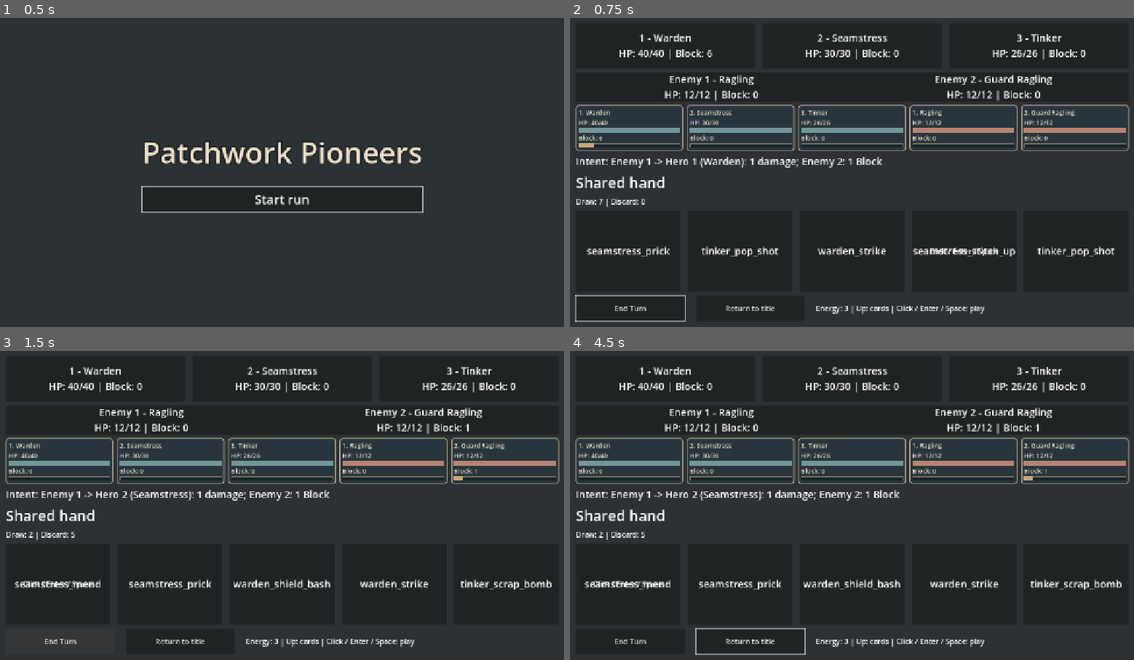
Above: before the commit, frames 1-4 (two rows, left to right).
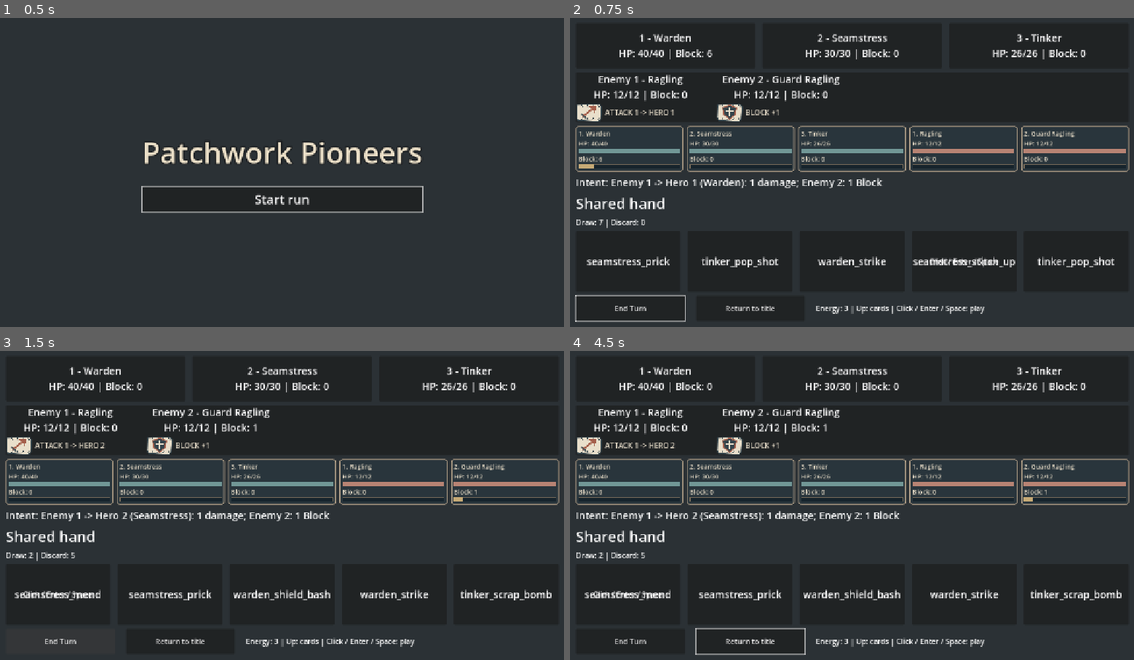
Above: after the commit, the same moments.

Repository: jcoev123-jpg/PatchworkPioneers
Game: Godot game, scene res://scenes/app.tscn
Same seed, same stepped clock (60 frames per second), same inputs: the game is played once before the commit and once after it.
Inputs (mouse positions are in pixels of both pictures, inside the frame that each line leads up to):
- Up to frame 1 (0.5 s): no input
- Up to frame 2 (0.75 s): click "Start run" at 0.5 s
- Up to frame 3 (1.5 s): click "End Turn" at 1.25 s
- Up to frame 4 (4.5 s): click "Return to title" at 2 s; click "Start run" at 2.75 s; tap Enter (ui_accept) at 3.5, 3.77, 4.25 s; move the mouse to (981, 490) at 3.52 s; hold Up 3.53-4.28 s; tap Space at 3.6 s; click (981, 490) at 3.67 s; move the mouse to (733, 520) at 4.27 s; tap Tab at 4.35 s; click (733, 520) at 4.42 s

Frame 1 is identical in both runs. In frame 2, 13% of the frame differs, in the area x 0-100%, y 18-81%; in frame 3, 14%; in frame 4, 14%.

Commit message:
ChatGPT lane 6 (Chat mode): Show the next attack or Block intent beside each live enemy

Diff:
--- /dev/null
+++ b/scripts/live_enemy_intent_badge.gd
@@ -0,0 +1,86 @@
+class_name LiveEnemyIntentBadge
+extends Control
+## View-only sewn-paper announcement. Source positions come from CombatEnemyIntents.
+
+const CREAM := Color("#e9dfcb")
+const SLATE := Color("#34444b")
+const RUST := Color("#a55f4b")
+const MUTED := Color("#777a76")
+
+var source_position := 0
+var icon_mode := "none"
+var readable_text := "NO ACTION"
+var intent_type := ""
+var amount := 0
+var target_position := 0
+func _ready() -> void:
+	mouse_filter = Control.MOUSE_FILTER_IGNORE
+	custom_minimum_size = Vector2(285, 44)
+	queue_redraw()
+
+
+func show_intent(action: Dictionary, slain: bool) -> void:
+	# Never affect or advance the scheduler: the caller passes a copied announcement.
+	if slain:
+		icon_mode = "slain"
+		intent_type = ""
+		amount = 0
+		target_position = 0
+		readable_text = "SLAIN"
+	elif action.get("type") == "attack":
+		icon_mode = "attack"
+		intent_type = "attack"
+		amount = action.get("amount", 0)
+		target_position = action.get("target_position", 0)
+		readable_text = "ATTACK %d -> HERO %d" % [amount, target_position]
+	elif action.get("type") == "block":
+		icon_mode = "block"
+		intent_type = "block"
+		amount = action.get("amount", 0)
+		target_position = 0
+		readable_text = "BLOCK +%d" % amount
+	else:
+		icon_mode = "none"
+		intent_type = ""
+		amount = 0
+		target_position = 0
+		readable_text = "NO ACTION"
+	_update_visuals()
+
+
+func _update_visuals() -> void:
+	queue_redraw()
+
+
+func _draw() -> void:
+	# Torn-edged paper patch with a hand-stitched perimeter and distinct silhouettes.
+	var paper := PackedVector2Array([
+		Vector2(3, 5), Vector2(52, 3), Vector2(57, 10),
+		Vector2(55, 37), Vector2(49, 42), Vector2(5, 39), Vector2(2, 32)])
+	draw_colored_polygon(paper, CREAM.darkened(0.14) if icon_mode == "slain" else CREAM)
+	draw_polyline(paper + PackedVector2Array([paper[0]]), SLATE, 2.0, true)
+	for x in [12.0, 24.0, 36.0, 48.0]:
+		draw_line(Vector2(x, 4), Vector2(x + 3, 9), SLATE, 1.4, true)
+		draw_line(Vector2(x, 38), Vector2(x + 3, 33), SLATE, 1.4, true)
+	if icon_mode == "attack":
+		# Rust-red diagonal spearhead, visibly different from the shield.
+		draw_line(Vector2(15, 31), Vector2(40, 11), RUST, 4.0, true)
+		draw_colored_polygon(PackedVector2Array([
+			Vector2(29, 8), Vector2(46, 6), Vector2(42, 23)]), RUST)
+		draw_line(Vector2(13, 25), Vector2(22, 34), SLATE, 3.0, true)
+	elif icon_mode == "block":
+		var shield := PackedVector2Array([
+			Vector2(14, 11), Vector2(29, 6), Vector2(44, 11),
+			Vector2(41, 27), Vector2(29, 36), Vector2(17, 27)])
+		draw_colored_polygon(shield, SLATE)
+		draw_polyline(shield + PackedVector2Array([shield[0]]), RUST, 2.0, true)
+		draw_line(Vector2(29, 11), Vector2(29, 30), CREAM, 2.0, true)
+		draw_line(Vector2(21, 19), Vector2(37, 19), CREAM, 2.0, true)
+	elif icon_mode == "slain":
+		draw_line(Vector2(18, 12), Vector2(41, 32), MUTED, 4.0, true)
+		draw_line(Vector2(41, 12), Vector2(18, 32), MUTED, 4.0, true)
+	# Draw text on this noninteractive canvas rather than inserting another Label
+	# into the legacy two-Label enemy roster (its other live consumers expect two).
+	draw_string(get_theme_default_font(), Vector2(64, 28), readable_text,
+		HORIZONTAL_ALIGNMENT_LEFT, 215, 16,
+		MUTED if icon_mode in ["slain", "none"] else CREAM)
--- a/scripts/live_enemy_roster.gd
+++ b/scripts/live_enemy_roster.gd
@@ -5,6 +5,7 @@
 var panel: PanelContainer
 var _battle: Control
 var _labels: Array[Label] = []
+var _badges: Array[LiveEnemyIntentBadge] = []
 
 
 func _ready() -> void:
@@ -32,15 +33,27 @@
 	panel.name = "EnemyRosterPanel"
 	panel.mouse_filter = Control.MOUSE_FILTER_IGNORE
 	var rows := HBoxContainer.new()
+	rows.mouse_filter = Control.MOUSE_FILTER_IGNORE
 	rows.add_theme_constant_override("separation", 24)
 	panel.add_child(rows)
 	for enemy in enemies.get_enemies():
+		var column := VBoxContainer.new()
+		column.mouse_filter = Control.MOUSE_FILTER_IGNORE
+		column.add_theme_constant_override("separation", 2)
+		rows.add_child(column)
 		var label := Label.new()
+		label.name = "EnemyState%d" % enemy.position
+		label.mouse_filter = Control.MOUSE_FILTER_IGNORE
 		label.size_flags_horizontal = Control.SIZE_EXPAND_FILL
 		label.horizontal_alignment = HORIZONTAL_ALIGNMENT_CENTER
 		label.add_theme_font_size_override("font_size", 22)
-		rows.add_child(label)
+		column.add_child(label)
 		_labels.append(label)
+		var badge := LiveEnemyIntentBadge.new()
+		badge.name = "EnemyIntent%d" % enemy.position
+		badge.source_position = enemy.position
+		column.add_child(badge)
+		_badges.append(badge)
 	var column: Node = app.hero_view.get_parent()
 	column.add_child(panel)
 	column.move_child(panel, app.hero_view.get_index() + 1)
@@ -50,16 +63,25 @@
 func _refresh() -> void:
 	if enemies == null:
 		return
+	var roster := enemies.get_enemies()
+	var announcements: Dictionary = {}
+	var app = get_parent()
+	if app.enemy_intents != null:
+		for action in app.enemy_intents.get_intents():
+			announcements[action["enemy_position"]] = action
 	for index in range(_labels.size()):
-		var enemy := enemies.get_enemy(index + 1)
+		var enemy: Dictionary = roster[index]
+		var position: int = enemy["position"]
 		_labels[index].text = "Enemy %d - %s\nHP: %d/%d | Block: %d%s" % [
-			enemy.position, enemy.name, enemy.hp, enemy.max_hp, enemy.block,
-			"\nSLAIN" if enemies.is_slain(index + 1) else ""]
+			position, enemy["name"], enemy["hp"], enemy["max_hp"], enemy["block"],
+			"\nSLAIN" if enemies.is_slain(position) else ""]
+		_badges[index].show_intent(announcements.get(position, {}), enemies.is_slain(position))
 
 
 func _clear() -> void:
 	enemies = null
 	_labels.clear()
+	_badges.clear()
 	if is_instance_valid(panel):
 		panel.get_parent().remove_child(panel)
 		panel.queue_free()
--- a/tests/live_enemy_roster_test.gd
+++ b/tests/live_enemy_roster_test.gd
@@ -16,10 +16,119 @@
 		failures.append(message)
 
 
+func _input_key(code: Key) -> void:
+	for pressed in [true, false]:
+		var event := InputEventKey.new()
+		event.keycode = code
+		event.pressed = pressed
+		root.push_input(event, true)
+		await process_frame
+		await process_frame
+
+
+func _input_mouse(control: Control) -> void:
+	var point := control.get_global_rect().get_center()
+	var motion := InputEventMouseMotion.new()
+	motion.position = point
+	root.push_input(motion, true)
+	for pressed in [true, false]:
+		var event := InputEventMouseButton.new()
+		event.button_index = MOUSE_BUTTON_LEFT
+		event.position = point
+		event.pressed = pressed
+		root.push_input(event, true)
+		await process_frame
+		await process_frame
+
+
 func _snapshot(app) -> Array:
 	return [app.party.get_heroes(), app.deck.draw_pile.duplicate(), app.deck.hand.duplicate(),
 		app.deck.discard_pile.duplicate(), app.deck.energy, app.deck.turn_active,
 		app.run_rng.state, app.enemy_intents.get_intents(), app.enemies.get_enemies()]
+
+
+
+func _assert_badges(app, presenter, expected_target: int = -1) -> void:
+	if not is_instance_valid(presenter.panel) or presenter.enemies == null:
+		_check(false, "badge assertions require a mounted real battle")
+		return
+	var roster: Array[Dictionary] = presenter.enemies.get_enemies()
+	var intents: Array[Dictionary] = app.enemy_intents.get_intents()
+	var by_position := {}
+	for action in intents:
+		by_position[action["enemy_position"]] = action
+	var mounted: Array[Node] = presenter.panel.find_children("EnemyIntent*", "Control", true, false)
+	_check(mounted.size() == roster.size() and presenter._badges.size() == roster.size(),
+		"exactly one mounted intent badge per source roster position")
+	if mounted.size() != roster.size() or presenter._badges.size() != roster.size():
+		return
+	var meters: Array[CombatActorMeter] = []
+	for candidate in app.find_children("*", "VBoxContainer", true, false):
+		if candidate is CombatActorMeter:
+			meters.append(candidate)
+	_check(meters.size() == 5, "all three hero and two enemy HP/Block meters remain mounted")
+	var positions: Array[int] = []
+	var modes: Array[String] = []
+	for badge in presenter._badges:
+		_check(badge is LiveEnemyIntentBadge and badge in mounted and badge.is_visible_in_tree(),
+			"live badge is the drawn Control mounted under the battle roster")
+		var position: int = badge.source_position
+		positions.append(position)
+		_check(position >= 1 and position <= roster.size() and
+			roster[position - 1].position == position, "badge source_position matches its enemy")
+		_check(by_position.has(position), "authoritative scheduler supplies this enemy position")
+		if not by_position.has(position):
+			continue
+		var announced: Dictionary = by_position[position]
+		_check(badge.mouse_filter == Control.MOUSE_FILTER_IGNORE,
+			"drawn badge and text never intercept pointer events")
+		_check(not badge.readable_text.is_empty() and badge.get_theme_default_font() != null and
+			badge.get_theme_default_font().get_string_size(badge.readable_text,
+				HORIZONTAL_ALIGNMENT_LEFT, -1, 16).x <= 215,
+			"drawn readable intent fits within its badge")
+		var rect: Rect2 = badge.get_global_rect()
+		_check(rect.size.x >= 200 and rect.size.y >= 40 and
+			Rect2(0, 0, 1280, 720).encloses(rect), "badge has visible area within the viewport")
+		_check(not rect.intersects(app.end_turn_button.get_global_rect()) and
+			not rect.intersects(app.return_button.get_global_rect()) and
+			not rect.intersects(app.hand_view.get_global_rect()),
+			"roster intent badge does not cover hand or battle controls")
+		_check(rect.size.x >= 64 + 215, "badge's drawn caption area has adequate width")
+		for meter in meters:
+			_check(not rect.intersects(meter.get_global_rect()), "intent badge does not cover HP/Block meter")
+		if app.enemies.is_slain(position):
+			_check(badge.icon_mode == "slain" and badge.readable_text == "SLAIN" and
+				badge.intent_type == "" and badge.amount == 0 and badge.target_position == 0,
+				"slain enemy has muted SLAIN icon and no active announced action")
+		else:
+			var kind: String = announced["type"]
+			var amount: int = announced["amount"]
+			var target: int = announced.get("target_position", 0)
+			var message := "ATTACK %d -> HERO %d" % [amount, target] if kind == "attack" else "BLOCK +%d" % amount
+			_check(badge.icon_mode == kind and badge.intent_type == kind and badge.amount == amount and
+				badge.target_position == target and badge.readable_text == message,
+				"badge mode, text, damage/Block and target equal authoritative copied intent")
+			if position == 1 and expected_target != -1:
+				_check(kind == "attack" and amount == 1 and target == expected_target and
+					badge.readable_text == "ATTACK 1 -> HERO %d" % expected_target,
+					"ragling next announced target follows real End Turn scheduler")
+			if position == 2:
+				_check(kind == "block" and amount == 1 and target == 0 and
+					badge.readable_text == "BLOCK +1",
+					"living Guard always announces upcoming +1 Block, not accumulated Block")
+		modes.append(badge.icon_mode)
+	_check(positions == [1, 2], "two unique badges preserve authored enemy source positions")
+	if not app.enemies.is_slain(1):
+		_check("attack" in modes and "block" in modes and modes[0] != modes[1],
+			"attack spear and Block shield use visibly distinct modes")
+	var before: Array = _snapshot(app)
+	presenter._refresh()
+	_check(_snapshot(app) == before, "badge refresh does not mutate HP/Block, deck, energy, turn, intents or run RNG")
+	seed(92741)
+	var next_global: int = randi()
+	seed(92741)
+	presenter._refresh()
+	_check(randi() == next_global, "badge refresh consumes no global RNG")
 
 
 func _visible(app, presenter) -> void:
@@ -42,8 +151,10 @@
 	_check(not presenter.enemies.is_slain(1), "ragling living")
 	_check(presenter.panel.is_visible_in_tree() and app.battle_view.is_ancestor_of(presenter.panel),
 		"enemy panel visibly mounted inside battle")
-	var labels: Array[Node] = presenter.panel.find_children("*", "Label", true, false)
-	_check(labels.size() == presenter.enemies.get_enemies().size(), "every roster entry has readable text")
+	var labels: Array[Label] = presenter._labels
+	_check(labels.size() == presenter.enemies.get_enemies().size(), "every roster entry has original readable state label")
+	_check(presenter.panel.find_children("*", "Label", true, false).size() == labels.size(),
+		"drawn badges preserve the legacy two original state Labels")
 	_check(not labels.is_empty(), "enemy text exists")
 	if not labels.is_empty():
 		_check(labels[0].is_visible_in_tree() and labels[0].text == "Enemy 1 - Ragling\nHP: 12/12 | Block: 0",
@@ -56,11 +167,17 @@
 		_check(labels[1].is_visible_in_tree() and labels[1].text == "Enemy 2 - Guard Ragling\nHP: 12/12 | Block: 0",
 			"visible Guard placeholder identifies exact HP and Block")
 		_check(Rect2(0, 0, 1280, 720).encloses(labels[1].get_global_rect()), "Guard fits target viewport")
+	_assert_badges(app, presenter, 1)
 	_check(app.end_turn_button.is_visible_in_tree() and app.return_button.is_visible_in_tree(),
 		"real battle actions stay visible")
 	_check(Rect2(0, 0, 1280, 720).encloses(app.return_button.get_global_rect()), "return action fits viewport")
 	_check(app.end_turn_button.focus_next == app.end_turn_button.get_path_to(app.return_button),
 		"keyboard action navigation retained")
+	_check(app.end_turn_button.focus_mode != Control.FOCUS_NONE and
+		app.return_button.focus_mode != Control.FOCUS_NONE and
+		app.end_turn_button.mouse_filter != Control.MOUSE_FILTER_IGNORE and
+		app.return_button.mouse_filter != Control.MOUSE_FILTER_IGNORE,
+		"keyboard and pointer controls still receive input")
 
 
 func _run() -> void:
@@ -116,6 +233,7 @@
 			presenter.panel.get_instance_id() == panel_id, "duplicate Start Run retains same roster and panel")
 		_check(app.battle_view.find_children("EnemyRosterPanel", "PanelContainer", true, false).size() == 1,
 			"exactly one presenter panel per battle")
+		_check(presenter._badges.size() == 2, "duplicate Start Run cannot add intent badges")
 		_check(_snapshot(app) == before, "duplicate Start Run preserves all gameplay state")
 		var trace: Array = []
 		for turn in range(12):
@@ -125,21 +243,43 @@
 			_check(app.enemies.get_enemy(1).hp == 12 and app.enemies.get_enemy(2).hp == 12
 				and app.enemies.get_enemy(1).block == 0 and app.enemies.get_enemy(2).block == turn,
 				"only Guard's announced Block changes the live roster")
+			_assert_badges(app, presenter, 1 if turn % 2 == 0 else 2)
 			trace.append([_snapshot(app), presenter.enemies.get_enemies() if presenter.enemies != null else []])
 			_check(app.deck.try_spend_energy(2) and reference.deck.try_spend_energy(2), "real shared energy spend")
-			app.end_turn_button.pressed.emit()
+			if turn == 0:
+				await _input_mouse(app.end_turn_button)
+			elif turn == 1:
+				app.end_turn_button.grab_focus()
+				await _input_key(KEY_ENTER)
+			else:
+				app.end_turn_button.pressed.emit()
 			reference.end_turn_button.pressed.emit()
 			await process_frame
+			_assert_badges(app, presenter, 2 if turn % 2 == 0 else 1)
+			_check(_snapshot(app) == _snapshot(reference),
+				"real pointer/keyboard End Turn matches same exact reference state")
+		var announced_before_death: Array[Dictionary] = app.enemy_intents.get_intents()
+		var guard_before_death: Dictionary = app.enemies.get_enemy(2)
+		_check(app.enemies.apply_damage(1, 100), "real CombatEnemies.apply_damage slays only ragling")
+		presenter._refresh()
+		_check(app.enemies.is_slain(1) and not app.enemies.is_slain(2) and
+			app.enemies.get_enemy(2) == guard_before_death and
+			app.enemy_intents.get_intents() == announced_before_death,
+			"slaying ragling leaves guard and the schedule intact")
+		_assert_badges(app, presenter)
 		if session == 0:
 			first_trace = trace
 		else:
 			_check(trace == first_trace, "fresh same-seed session reproduces roster and full gameplay trace")
 		reference.return_button.pressed.emit()
 		app.return_button.pressed.emit()
-		_check(presenter.enemies == null and presenter.panel == null and roster_ref.get_ref() == null,
-			"Return to Title immediately releases roster and detaches panel")
+		_check(presenter.enemies == null and presenter.panel == null and roster_ref.get_ref() == null and
+			presenter._badges.is_empty(), "Return immediately releases roster, panel and badges")
 		await process_frame
 		_check(not is_instance_id_valid(panel_id), "old panel freed")
+		presenter._refresh()
+		_check(presenter._badges.is_empty() and presenter.panel == null,
+			"no-session refresh cannot resummon stale callbacks or badges")
 		_check(app.title_view.is_visible_in_tree() and app.start_button.has_focus(), "title and keyboard focus restored")
 	await _invalid_sources(app, reference, presenter)
 	# A valid multi-entry source proves the whole list is parsed, without fixing catalog totals.
@@ -152,8 +292,11 @@
 	await process_frame
 	_check(presenter.enemies != null and presenter.enemies.get_enemy(2).get("id") == "second",
 		"complete valid list creates later enemy")
-	_check(is_instance_valid(presenter.panel) and presenter.panel.find_children("*", "Label", true, false).size() == 2,
-		"multi-entry fixture mounts every enemy")
+	_check(is_instance_valid(presenter.panel) and presenter._labels.size() == 2 and
+		presenter._badges.size() == 2 and
+		presenter.panel.find_children("*", "Label", true, false).size() == 2,
+		"multi-entry fixture mounts both original labels and both drawn intent badges")
+	_assert_badges(app, presenter, 1)
 	app.return_button.pressed.emit()
 	DirAccess.remove_absolute(ProjectSettings.globalize_path(FIXTURE))
 	app.free()
@@ -199,8 +342,11 @@
 		await process_frame
 		_check(app.deck == null and app.party == null and app.run_rng == null and app.enemies == null,
 			"bad roster rejects every run object atomically")
-		_check(presenter.enemies == null and presenter.panel == null and app.battle_view == null,
-			"invalid complete source creates no partial roster or panel")
+		_check(presenter.enemies == null and presenter.panel == null and presenter._badges.is_empty() and
+			app.battle_view == null, "invalid complete source creates no partial roster, panel or badges")
+		presenter._refresh()
+		_check(presenter._badges.is_empty() and presenter.panel == null,
+			"failed Start has no stale cue callback")
 		_check(app.title_view.is_visible_in_tree() and app.start_button.has_focus(), "invalid roster retains actionable title")
 		app._end_turn()
 		_check(app.deck == null and app.party == null and app.enemies == null, "invalid roster End Turn remains inert")
@@ -217,7 +363,8 @@
 			_check(_snapshot(app) == _snapshot(reference), "corrected run End Turn matches clean reference")
 		reference.return_button.pressed.emit()
 		app.return_button.pressed.emit()
-		_check(presenter.enemies == null and presenter.panel == null, "invalid battle teardown inert")
+		_check(presenter.enemies == null and presenter.panel == null and presenter._badges.is_empty(),
+			"invalid battle teardown also clears all intent cues")
 		await process_frame
 
 
Not shown, added: scripts/live_enemy_intent_badge.gd.uid
